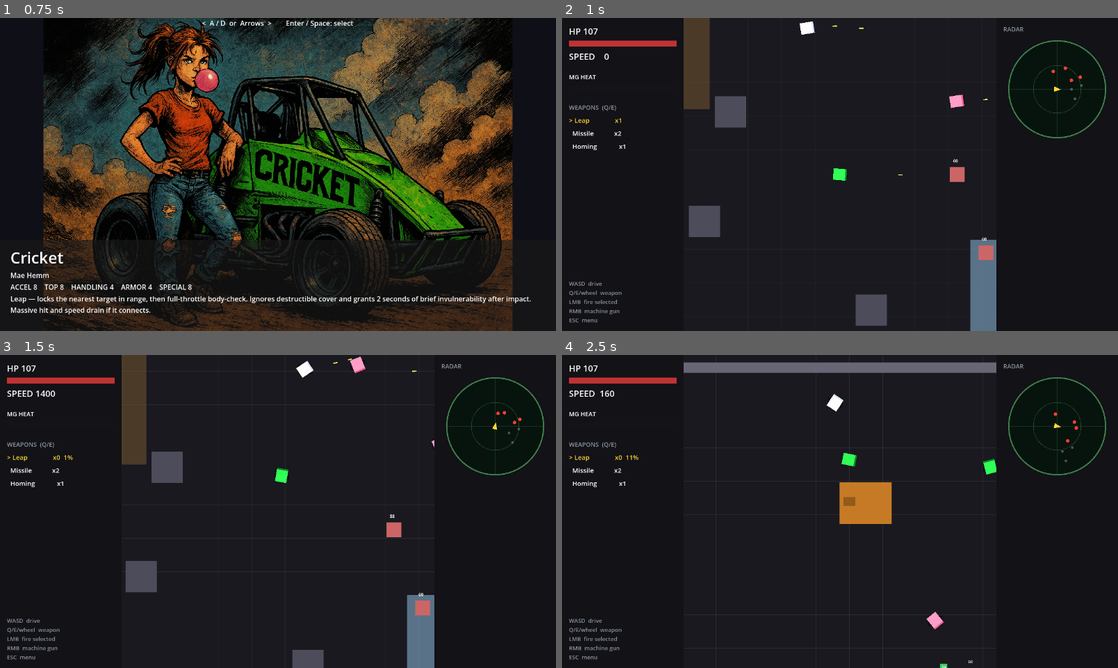
Above: before the commit, frames 1-4 (two rows, left to right).
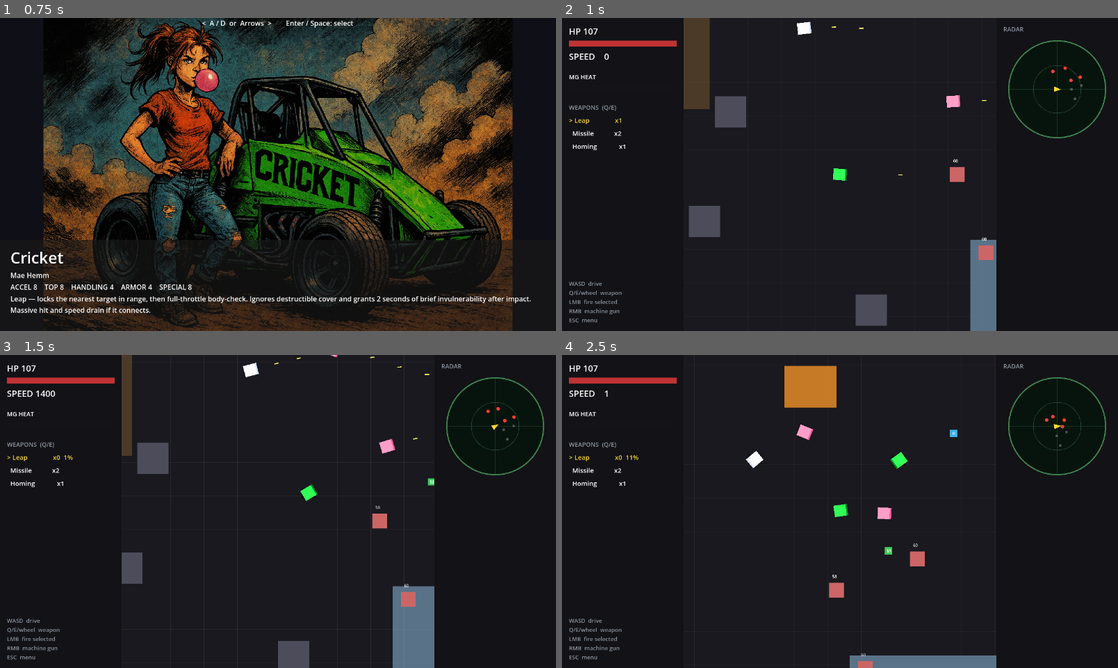
Above: after the commit, the same moments.

Repository: b3p3k0/bentchrome
Game: Godot game, scene res://ui/title.tscn
Same seed, same stepped clock (60 frames per second), same inputs: the game is played once before the commit and once after it.
Inputs (mouse positions are in pixels of both pictures, inside the frame that each line leads up to):
- Up to frame 1 (0.75 s): tap Enter (select_confirm) at 0.5 s; move the mouse to (400, 158) at 0.52 s; hold D (move_right) from 0.53 s (still down); right-click (400, 158) at 0.6 s; click (400, 158) at 0.67 s
- Up to frame 2 (1 s): keep holding D (move_right); tap Space at 0.77 s
- Up to frame 3 (1.5 s): release D (move_right) at 1.25 s; drag from (166, 527) to (66, 380) at 1.27 s
- Up to frame 4 (2.5 s): move the mouse to (895, 442) at 2.02 s; hold D (move_right) from 2.03 s (still down); hold Enter (select_confirm) from 2.03 s (still down)

Frame 1 is identical in both runs. In frame 2, 0.1% of the frame differs, in the area x 42-94%, y 1-29%; in frame 3, 4.6%; in frame 4, 6.5%, in the area x 6-93%, y 2-100%.

Commit message:
Card 2: mass-shaped physics — launch, taper, coast, brakes
DrivingController: accel scaled by mass (1.3x light .. 0.5x heavy) with
a launch boost below 30% of top (fades with mass) and a taper that
thins pull near top speed — mid car now ~3.5s to top (was 0.58s), bike
~2s, heavy ~5.5s. Brakes 1500 -> 570 (mid stops from top in ~0.9s, tap
sheds a chunk, never instant). Coast 420 -> 260, mass-scaled so heavies
roll on and lights shed speed. StatCurves accel range 450-1300 ->
80-365 (boost carries the low end). New test_driving_controller suite
locks the bands (time-to-top per class, brake windows, coast ordering).

The slower physics stretched the AI corner escape (3.2s -> 8.3s), so
the escape got smarter instead of the test laxer: adaptive unstick exit
(stop reversing once the nose points at open space), full-throttle
wall-slide while blocked in evade, and CLEAR now commits to a
world-space escape direction (from the sticky episode pin toward open
arena) until 450px clear. Corner test asserts two stages: out of the
pocket <=5.5s, fully clear <=9s — a mass-7 truck 3-point turn, always
in motion. Dashboard knobs: mass, accel_taper, launch_boost.

Co-Authored-By: Claude Fable 5 <noreply@anthropic.com>

Diff:
--- a/resources/stat_curves.gd
+++ b/resources/stat_curves.gd
@@ -9,7 +9,9 @@
 
 static func apply(stats: VehicleStats, controller, health) -> void:
 	controller.max_speed = _scale(stats.top_speed, 360.0, 640.0)
-	controller.acceleration = _scale(stats.acceleration, 450.0, 1300.0)
+	# Base pull is deliberately low: launch_boost carries the standing start and
+	# accel_taper thins the pull near top (mid car ~3.5s to top, not the old 0.6s).
+	controller.acceleration = _scale(stats.acceleration, 80.0, 365.0)
 	controller.turn_rate_deg = _scale(stats.handling, 130.0, 250.0)
 	controller.lateral_grip = _scale(stats.handling, 4.5, 10.0)
 	controller.mass = float(stats.mass)
--- a/tests/test_corner_escape.gd
+++ b/tests/test_corner_escape.gd
@@ -7,8 +7,10 @@
 const ArenaScene := preload("res://levels/arena/arena.tscn")
 
 const CORNER := Vector2(1500.0, -1300.0)
-const ESCAPE_DIST := 500.0
-const MAX_FRAMES := 360  # 6s at 60 Hz; a working escape takes ~2-3s
+const UNPIN_DIST := 250.0   # out of the corner pocket
+const UNPIN_FRAMES := 330   # ...within 5.5s (mass-7 truck 3-point turn; never stationary)
+const ESCAPE_DIST := 500.0  # fully clear and re-engaging
+const MAX_FRAMES := 540     # ...within 9s (mass-7 truck: slow is correct now)
 
 var t
 
@@ -35,13 +37,20 @@
 	for name in ["Enemy2", "Enemy3", "Enemy4"]:
 		arena.get_node(name).global_position = Vector2(-1300.0, 1400.0)
 
+	var unpinned_at := -1
 	var escaped_at := -1
 	for i in MAX_FRAMES:
 		await t.physics_frame
-		if enemy.global_position.distance_to(CORNER) > ESCAPE_DIST:
+		var d: float = enemy.global_position.distance_to(CORNER)
+		if unpinned_at < 0 and d > UNPIN_DIST:
+			unpinned_at = i
+		if d > ESCAPE_DIST:
 			escaped_at = i
 			break
-	t.check(escaped_at >= 0, "corner: pinned enemy gets 500px clear within 6s (escaped_at=%d)" % escaped_at)
+	t.check(unpinned_at >= 0 and unpinned_at <= UNPIN_FRAMES,
+		"corner: out of the pocket within 5.5s (unpinned_at=%d)" % unpinned_at)
+	t.check(escaped_at >= 0,
+		"corner: fully clear (500px) within 9s (escaped_at=%d)" % escaped_at)
 
 	t.current_scene = null
 	t.root.remove_child(arena)
--- /dev/null
+++ b/tests/test_driving_controller.gd
@@ -0,0 +1,122 @@
+extends RefCounted
+## Locks the driving-feel contract in numbers: time-to-top by mass class,
+## brake stop times ("drastic, never instant"), and coast distance ordering
+## (heavy coasts farther). Drives the real DrivingController against a stub —
+## apply() only touches heading/velocity/current_terrain/get_speed_scale().
+
+const CtrlScript := preload("res://vehicles/driving_controller.gd")
+
+const DT := 1.0 / 60.0
+const TOP := 520.0
+
+var t
+
+class StubVehicle:
+	var heading := 0.0
+	var velocity := Vector2.ZERO
+	var current_terrain: StringName = &"road"
+	func get_speed_scale() -> float:
+		return 1.0
+
+func _init(runner) -> void:
+	t = runner
+
+func _ctrl(mass: float, accel: float):
+	var c = CtrlScript.new()
+	c.max_speed = TOP
+	c.acceleration = accel
+	c.mass = mass
+	return c
+
+func _fwd(stub: StubVehicle) -> float:
+	return stub.velocity.dot(Vector2.RIGHT.rotated(stub.heading))
+
+## Seconds of full throttle until forward speed reaches frac * TOP (cap 20s).
+func _time_to(c, frac: float) -> float:
+	var stub := StubVehicle.new()
+	var intent := {"throttle": 1.0, "steer": 0.0}
+	var elapsed := 0.0
+	while _fwd(stub) < TOP * frac and elapsed < 20.0:
+		c.apply(stub, intent, DT)
+		elapsed += DT
+	return elapsed
+
+## Seconds of full brake from top speed until under frac * TOP (cap 20s).
+func _brake_time(c, frac: float) -> float:
+	var stub := StubVehicle.new()
+	stub.velocity = Vector2.RIGHT * TOP
+	var intent := {"throttle": -1.0, "steer": 0.0}
+	var elapsed := 0.0
+	while _fwd(stub) > TOP * frac and elapsed < 20.0:
+		c.apply(stub, intent, DT)
+		elapsed += DT
+	return elapsed
+
+## Coast distance from top speed until under 10% of TOP.
+func _coast_dist(c) -> float:
+	var stub := StubVehicle.new()
+	stub.velocity = Vector2.RIGHT * TOP
+	var intent := {"throttle": 0.0, "steer": 0.0}
+	var dist := 0.0
+	var elapsed := 0.0
+	while _fwd(stub) > TOP * 0.1 and elapsed < 20.0:
+		c.apply(stub, intent, DT)
+		dist += stub.velocity.length() * DT
+		elapsed += DT
+	return dist
+
+func test_time_to_top_by_mass_class() -> void:
+	var bike = _ctrl(1.0, 300.0)    # ~accel stat 8, mass 1 (Mr. Ghastly)
+	var mid = _ctrl(5.0, 207.0)     # accel stat 5, mass 5
+	var heavy = _ctrl(8.0, 207.0)   # accel stat 5, mass 8 (Hammertoe)
+	var t_bike := _time_to(bike, 0.95)
+	var t_mid := _time_to(mid, 0.95)
+	var t_heavy := _time_to(heavy, 0.95)
+	t.check(t_bike <= 2.4, "accel: bike to 95%% top in <=2.4s (got %.2f)" % t_bike)
+	t.check(t_mid >= 3.0 and t_mid <= 4.2, "accel: mid car in 3.0-4.2s (got %.2f)" % t_mid)
+	t.check(t_heavy >= 5.0 and t_heavy <= 7.5, "accel: heavy in 5.0-7.5s (got %.2f)" % t_heavy)
+	t.check(t_bike < t_mid and t_mid < t_heavy, "accel: strict light < mid < heavy ordering")
+	bike.free()
+	mid.free()
+	heavy.free()
+
+func test_launch_ordering() -> void:
+	var bike = _ctrl(1.0, 207.0)
+	var heavy = _ctrl(8.0, 207.0)
+	var launch_bike := _time_to(bike, 0.3)
+	var launch_heavy := _time_to(heavy, 0.3)
+	t.check(launch_bike < launch_heavy, "launch: light off the line before heavy (%.2f vs %.2f)" % [launch_bike, launch_heavy])
+	bike.free()
+	heavy.free()
+
+func test_brake_is_drastic_but_never_instant() -> void:
+	var bike = _ctrl(1.0, 207.0)
+	var mid = _ctrl(5.0, 207.0)
+	var heavy = _ctrl(8.0, 207.0)
+	var stop_mid := _brake_time(mid, 0.05)
+	t.check(stop_mid >= 0.7 and stop_mid <= 1.1, "brake: mid car stops in 0.7-1.1s (got %.2f)" % stop_mid)
+	# "not an instant halt": after 0.15s of full brake, still rolling above 60% top
+	var stub := StubVehicle.new()
+	stub.velocity = Vector2.RIGHT * TOP
+	for i in 9:  # 0.15s
+		mid.apply(stub, {"throttle": -1.0, "steer": 0.0}, DT)
+	t.check(_fwd(stub) > TOP * 0.6, "brake: 0.15s tap leaves the car rolling fast")
+	var stop_bike := _brake_time(bike, 0.05)
+	var stop_heavy := _brake_time(heavy, 0.05)
+	t.check(stop_bike < stop_mid and stop_mid < stop_heavy, "brake: light stops before heavy")
+	bike.free()
+	mid.free()
+	heavy.free()
+
+func test_coast_heavy_rolls_farther() -> void:
+	var bike = _ctrl(1.0, 207.0)
+	var mid = _ctrl(5.0, 207.0)
+	var heavy = _ctrl(8.0, 207.0)
+	var d_bike := _coast_dist(bike)
+	var d_mid := _coast_dist(mid)
+	var d_heavy := _coast_dist(heavy)
+	t.check(d_mid >= 400.0, "coast: mid car rolls at least 400px (got %.0f)" % d_mid)
+	t.check(d_bike < d_mid and d_mid < d_heavy, "coast: light < mid < heavy distance (%.0f / %.0f / %.0f)" % [d_bike, d_mid, d_heavy])
+	bike.free()
+	mid.free()
+	heavy.free()
--- a/ui/dev_dashboard.gd
+++ b/ui/dev_dashboard.gd
@@ -8,17 +8,21 @@
 	"max_speed", "acceleration", "turn_rate_deg", "lateral_grip",
 	"brake_deceleration", "reverse_max_speed", "coast_deceleration",
 	"turn_authority_speed", "min_turn_authority",
+	"mass", "accel_taper", "launch_boost",
 ]
 const RANGES := {
 	"max_speed": [100.0, 900.0, 5.0],
-	"acceleration": [200.0, 2000.0, 10.0],
+	"acceleration": [60.0, 900.0, 5.0],
 	"turn_rate_deg": [60.0, 360.0, 2.0],
 	"lateral_grip": [1.0, 15.0, 0.1],
-	"brake_deceleration": [400.0, 3000.0, 10.0],
+	"brake_deceleration": [200.0, 2000.0, 10.0],
 	"reverse_max_speed": [40.0, 400.0, 5.0],
 	"coast_deceleration": [100.0, 900.0, 5.0],
 	"turn_authority_speed": [40.0, 400.0, 5.0],
 	"min_turn_authority": [0.0, 1.0, 0.01],
+	"mass": [1.0, 10.0, 0.5],
+	"accel_taper": [0.0, 0.95, 0.01],
+	"launch_boost": [1.0, 3.0, 0.05],
 }
 
 var _player: Node = null
--- a/vehicles/drivers/enemy_driver.gd
+++ b/vehicles/drivers/enemy_driver.gd
@@ -35,11 +35,13 @@
 
 # Stuck escape: pinned against a wall/block -> reverse out, then re-engage.
 const STUCK_SPEED := 40.0        # slower than this while trying to move = stuck
-const STUCK_TRIP := 0.6          # seconds of stuckness before the escape kicks in
-const UNSTICK_TIME := 1.0        # how long to back out
+const STUCK_TRIP := 0.45         # seconds of stuckness before the escape kicks in
+const UNSTICK_MIN := 0.5         # always back out at least this long
+const UNSTICK_TIME := 1.8        # max back-out (slow heavies need the room)
 const UNSTICK_EXIT_SPEED := 140.0  # moving this fast again = free early
-const CLEAR_TIME := 0.7          # post-unstick commit: drive to open space
+const CLEAR_TIME := 2.2          # post-unstick commit: drive to open space
 								 # before target logic can steer back in
+const CLEAR_DIST := 450.0        # ...or until this far from the pin
 
 # Obstacle feelers: walls + blocks only (mask 2|4) — car contact is gameplay.
 const FEELER_MASK := 6
@@ -61,6 +63,8 @@
 var _unstick_t := 0.0
 var _unstick_steer := 0.0  # committed at UNSTICK entry so the swing can't flip sides
 var _clear_t := 0.0
+var _last_pin := Vector2.INF   # where this escape episode started
+var _escape_dir := Vector2.RIGHT  # committed world-space CLEAR direction
 
 ## Normalizes a mix and blends the pure trait sets (zero mix = pure aggressor).
 static func blend_params(m: Vector3) -> Dictionary:
@@ -105,26 +109,39 @@
 		# Early exit only on real FORWARD speed — raw speed would trip on our
 		# own reversing (cap 180) and abort the escape almost immediately.
 		var fwd_speed: float = real_vel.dot(Vector2.RIGHT.rotated(vehicle.heading))
-		if _unstick_t <= 0.0 or fwd_speed > UNSTICK_EXIT_SPEED:
+		# Once the swing has the nose pointing at open space, stop reversing —
+		# a fixed timer wastes escape time (or cuts the swing short) depending
+		# on how deep the pin was.
+		var nose_clear: bool = (UNSTICK_TIME - _unstick_t) >= UNSTICK_MIN and not _blocked
+		if _unstick_t <= 0.0 or fwd_speed > UNSTICK_EXIT_SPEED or nose_clear:
 			# Don't hand control straight back to pursue/evade — in a corner the
-			# flee direction points right back in. Commit to open space first.
+			# flee direction points right back in. Commit to a WORLD direction:
+			# from the pin toward us (for a corner pin that's open arena by
+			# construction), and drive it until genuinely clear.
 			_mode = Mode.CLEAR
 			_clear_t = CLEAR_TIME
 			_stuck_t = 0.0
+			if _last_pin != Vector2.INF:
+				_escape_dir = (vehicle.global_position - _last_pin).normalized()
+			else:
+				_escape_dir = Vector2.RIGHT.rotated(vehicle.heading)
 		else:
 			return _unstick_intent()
 
 	if _mode == Mode.CLEAR:
 		_clear_t -= delta
-		if _clear_t <= 0.0:
+		var clear_of_pin: bool = _last_pin == Vector2.INF \
+			or vehicle.global_position.distance_to(_last_pin) > CLEAR_DIST
+		if _clear_t <= 0.0 or clear_of_pin:
 			_mode = Mode.PURSUE
 		else:
 			if _update_stuck(real_vel.length(), true, delta):
-				_enter_unstick(vehicle.heading, bearing)
+				_enter_unstick(vehicle.heading, bearing, vehicle.global_position)
 				return _unstick_intent()
+			var esc_diff := wrapf(_escape_dir.angle() - vehicle.heading, -PI, PI)
 			return {
 				"throttle": 1.0,
-				"steer": clampf(_avoid_bias * 2.0, -1.0, 1.0),
+				"steer": clampf(esc_diff * 2.0 + _avoid_bias * AVOID_GAIN, -1.0, 1.0),
 				"fire_mg": false,
 				"fire_selected": false,
 			}
@@ -140,10 +157,11 @@
 	if _mode == Mode.EVADE:
 		var away := wrapf(bearing + PI - vehicle.heading, -PI, PI)
 		# A wall dead ahead outranks "directly away from the threat" — slide
-		# along it instead of pinning yourself (the corner trap).
+		# along it instead of pinning yourself (the corner trap). While wall-
+		# sliding the nose can't point away, so don't throttle down for that.
 		var away_gain := 0.6 if _blocked else 2.0
 		intent = {
-			"throttle": 1.0 if absf(away) < 1.2 else 0.3,
+			"throttle": 1.0 if (_blocked or absf(away) < 1.2) else 0.3,
 			"steer": clampf(away * away_gain + _avoid_bias * AVOID_GAIN, -1.0, 1.0),
 			"fire_mg": false,
 			"fire_selected": false,
@@ -162,7 +180,7 @@
 		}
 
 	if _update_stuck(real_vel.length(), absf(intent["throttle"]) > 0.5, delta):
-		_enter_unstick(vehicle.heading, bearing)
+		_enter_unstick(vehicle.heading, bearing, vehicle.global_position)
 		return _unstick_intent()
 	return intent
 
@@ -180,9 +198,13 @@
 
 ## Commits the escape swing once at entry (away from the blocked side, else
 ## toward the target) so the feelers can't flip it side-to-side mid-reverse.
-func _enter_unstick(heading: float, bearing: float) -> void:
+func _enter_unstick(heading: float, bearing: float, pin := Vector2.INF) -> void:
 	_mode = Mode.UNSTICK
 	_unstick_t = UNSTICK_TIME
+	# First pin of an episode wins: re-sticking nearby mid-escape must keep
+	# escaping from the ORIGINAL corner, not from wherever we stalled last.
+	if pin != Vector2.INF and _last_pin.distance_to(pin) > CLEAR_DIST:
+		_last_pin = pin
 	var desired := _avoid_bias
 	if absf(desired) < 0.05:
 		desired = clampf(wrapf(bearing - heading, -PI, PI), -1.0, 1.0)
--- a/vehicles/driving_controller.gd
+++ b/vehicles/driving_controller.gd
@@ -7,9 +7,11 @@
 @export_group("Speed")
 @export var max_speed := 520.0
 @export var reverse_max_speed := 180.0
-@export var acceleration := 900.0
-@export var brake_deceleration := 1500.0
-@export var coast_deceleration := 420.0
+@export var acceleration := 207.0        # base pull; launch_boost carries the low end
+@export var brake_deceleration := 570.0  # S pedal: mid car stops from top in ~0.9s
+@export var coast_deceleration := 260.0  # lift-off falloff; mass stretches/shrinks it
+@export_range(0.0, 0.95) var accel_taper := 0.65  # pull lost as speed nears top
+@export var launch_boost := 1.6          # extra shove below 30% of top speed
 
 @export_group("Steering")
 @export var turn_rate_deg := 190.0
@@ -52,16 +54,27 @@
 	vehicle.heading += deg_to_rad(turn_rate_deg) * scale * steer * authority * dir_sign * delta
 	forward = Vector2.RIGHT.rotated(vehicle.heading)
 
+	# Mass (1-10) shapes the dynamics: heavy = weak launch, long coast, soft
+	# brakes; light = jumps off the line, sheds speed on lift, bites when braking.
+	var mf := clampf((mass - 1.0) / 9.0, 0.0, 1.0)
+	var accel_mass := lerpf(1.3, 0.5, mf)
+	var boost_top := lerpf(launch_boost * 1.4, launch_boost * 0.7, mf)
+	var boost := lerpf(maxf(boost_top, 1.0), 1.0, clampf(fwd_speed / maxf(top * 0.3, 1.0), 0.0, 1.0))
+	var taper := 1.0 - accel_taper * clampf(fwd_speed / maxf(top, 1.0), 0.0, 1.0)
+	var accel_eff := accel * accel_mass * boost * taper
+	var brake_eff := brake_deceleration * lerpf(1.2, 0.8, mf)
+	var coast_eff := coast_deceleration * lerpf(1.35, 0.65, mf)
+
 	# Throttle / brake / reverse along the nose.
 	if throttle > 0.0:
-		vehicle.velocity += forward * accel * throttle * delta
+		vehicle.velocity += forward * accel_eff * throttle * delta
 	elif throttle < 0.0:
 		if fwd_speed > 10.0:
-			vehicle.velocity -= forward * brake_deceleration * delta
+			vehicle.velocity -= forward * brake_eff * delta
 		else:
-			vehicle.velocity += forward * accel * throttle * delta
+			vehicle.velocity += forward * accel_eff * throttle * delta
 	else:
-		var eased := move_toward(fwd_speed, 0.0, coast_deceleration * delta)
+		var eased := move_toward(fwd_speed, 0.0, coast_eff * delta)
 		vehicle.velocity += forward * (eased - fwd_speed)
 
 	# Lateral grip: bleed sideways velocity for predictable drift.
Not shown, added: tests/test_driving_controller.gd.uid
